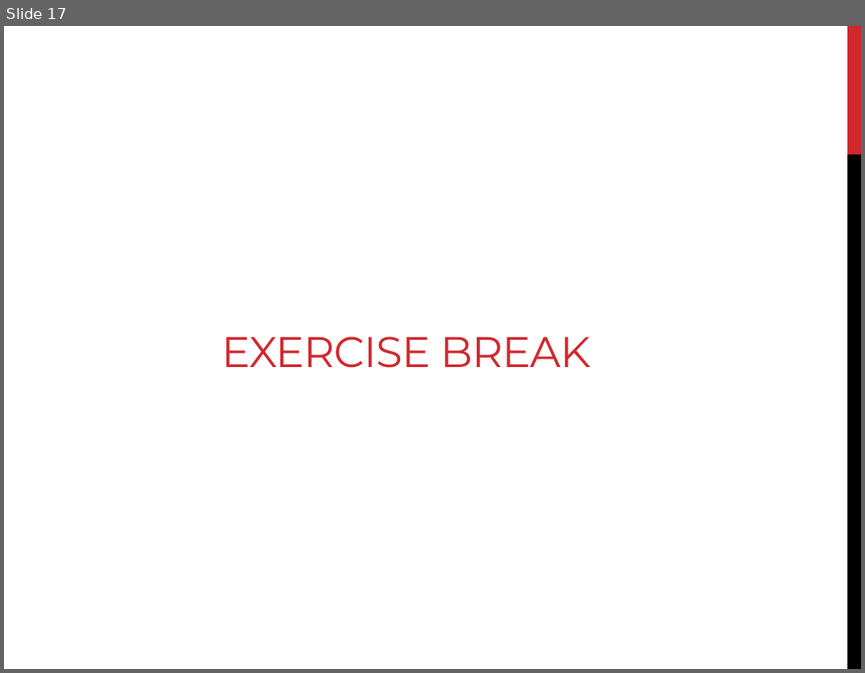
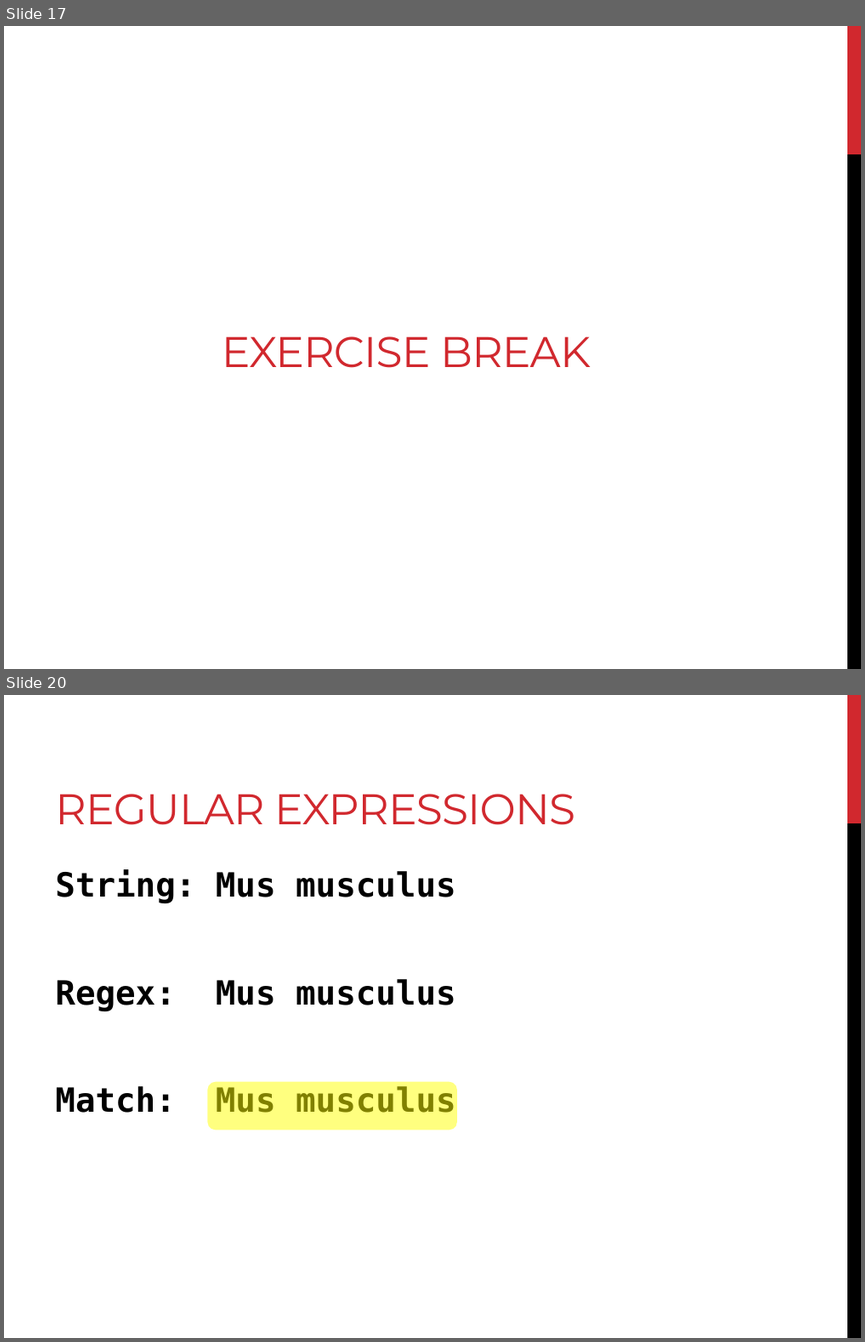
Before and after one commit to sjspielman/lacawac2017, a slide deck: day2/commandline.pptx. Shown one above the other, each under a label of ours: slide 17 before the commit, slides 17 and 20 after it; the slides between them are not shown. The pictures are 865x673 and 865x1342 pixels, drawn with LibreOffice and Linux fonts; fonts in the diff are those of the drawing. Boxes give left, top, right and bottom in pixels: in the first picture for what was removed or moved away, otherwise in the second. Text is boxed around its words. In the diff, an @@ line names an element or a change of style, - is before the commit and + after.

```diff
--- a/day2/commandline.pptx
+++ b/day2/commandline.pptx
@@ slide 20 added at (4,695,861,1338), background #FFFFFF; not listed: 2 template elements that a slide beside it also shows @@
@@ title added at (55,794,575,825), 36 pt, text #D1282E @@
+REGULAR EXPRESSIONS
@@ text added at (55,869,456,1112), 28 pt, text #000000, bold @@
+String: Mus musculus
+Regex: Mus musculus
+Match: Mus musculus
@@ rounded rectangle added at (207,1082,456,1129), fill #FFFF00 at 50% opacity @@
```
Also in this commit, not shown: 27 other slides added, 3 slides removed, 11 other files.
